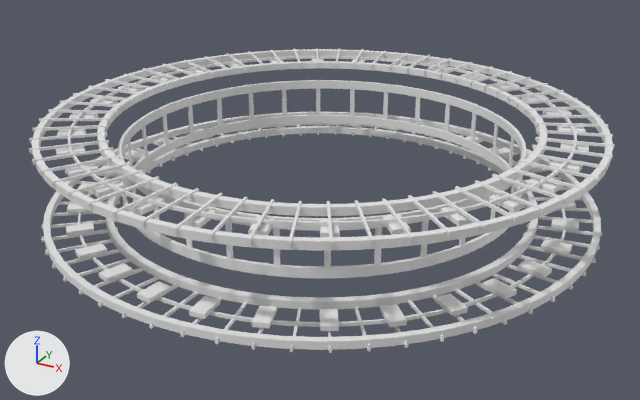
One commit to the OBJ model cosmodrone/assets/station-parts/generated/platform_truss.obj: the scene before it, then after it.
Rendered twice from a 50 mm lens placed at (1.242, -2.271, 0.999), pointed at (0.019, -0.048, -0.113). Lighting does not change. The marker at lower left points along +X, +Y and +Z. Where no turn or scale is listed for an object, it has been applied to the vertices.

Before the edit, the objects in view are built like this:
```python
me_platform_truss2_cube_150 = bpy.data.meshes.new('Platform_Truss2_Cube.150')
me_platform_truss2_cube_150.from_pydata(...)  # 5376 vertices, 9072 faces; spans x -0.86..0.86, y -0.86..0.85, z -0.14..0.14
me_platform_truss_cylinder_015 = bpy.data.meshes.new('Platform_Truss_Cylinder.015')
me_platform_truss_cylinder_015.from_pydata(...)  # 752 vertices, 1384 faces; spans x -0.616..0.616, y -0.616..0.616, z -0.081..0.081
ob_platform_truss2_cube_150 = bpy.data.objects.new('Platform_Truss2_Cube.150', me_platform_truss2_cube_150)
ob_platform_truss2_cube_150.location = (0.0, 0.0, 0.0)
ob_platform_truss_cylinder_015 = bpy.data.objects.new('Platform_Truss_Cylinder.015', me_platform_truss_cylinder_015)
ob_platform_truss_cylinder_015.location = (0.0, 0.0, 0.0)
```
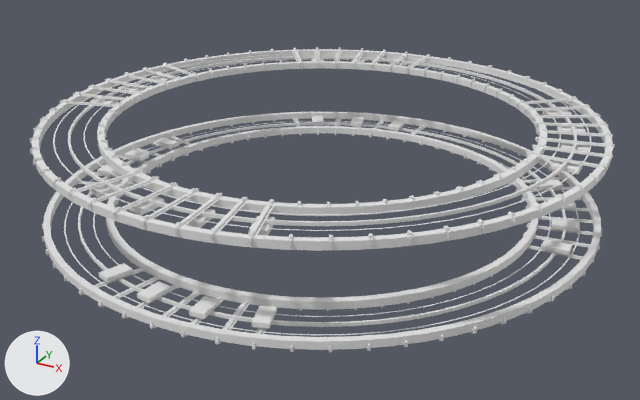
Where the change shows, as pixel boxes (x1, y1, x2, y2) in the pictures (640 x 400 px):
'Platform_Truss2_Cube.150', reshaped: before (29, 48, 615, 353); after (30, 47, 615, 352)
'Platform_Truss_Cylinder.015', deleted: before (118, 80, 526, 279)
part 1 of me_platform_truss2_cube_150, deleted: before (56, 60, 562, 331)
part 2 of me_platform_truss2_cube_150, built on: before (29, 50, 600, 353); after (32, 47, 612, 352)

Edits to the bpy script that builds the scene:
```text
Change me_platform_truss2_cube_150:
    used by ob_platform_truss2_cube_150; location = (0.0, 0.0, 0.0)
    remove me_platform_truss2_cube_150.from_pydata(...)  # 5376 vertices, 9072 faces; spans x -0.86..0.86, y -0.86..0.85, z -0.14..0.14
    add me_platform_truss2_cube_150.from_pydata(...)  # 7264 vertices, 11056 faces; spans x -0.86..0.85, y -0.86..0.85, z -0.15..0.15
    me_platform_truss2_cube_150 part 1: 32 loose pieces with 512 vertices, spanning x -0.73..0.77, y -0.69..0.79, z -0.13..0.13, are deleted
    me_platform_truss2_cube_150 part 2: 131 vertices moved from x -0.85..0.86, y -0.86..0.85, z -0.14..0.14 to x -0.86..0.85, y -0.86..0.85, z -0.15..0.15; 524 vertices removed from x -0.85..0.86, y -0.84..0.85, z -0.14..0.14; 2924 vertices added at x -0.86..0.85, y -0.85..0.85, z -0.15..0.15
Remove ob_platform_truss_cylinder_015:
    ob_platform_truss_cylinder_015 = bpy.data.objects.new('Platform_Truss_Cylinder.015', me_platform_truss_cylinder_015)
    ob_platform_truss_cylinder_015.location = (0.0, 0.0, 0.0)
```
